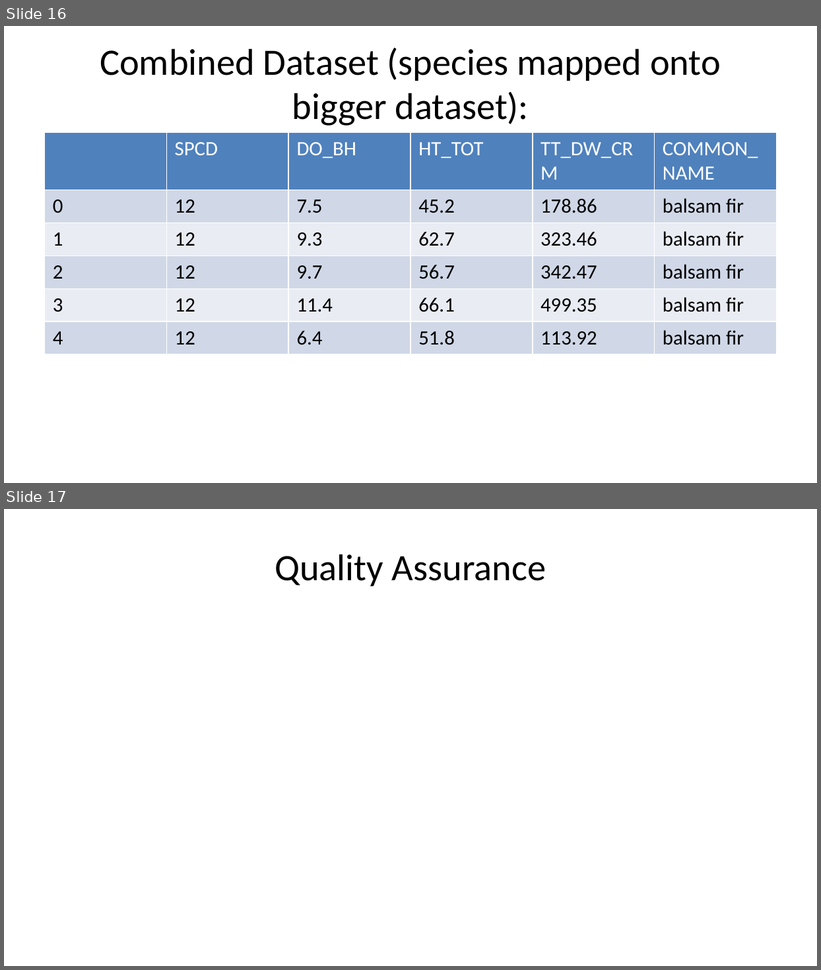
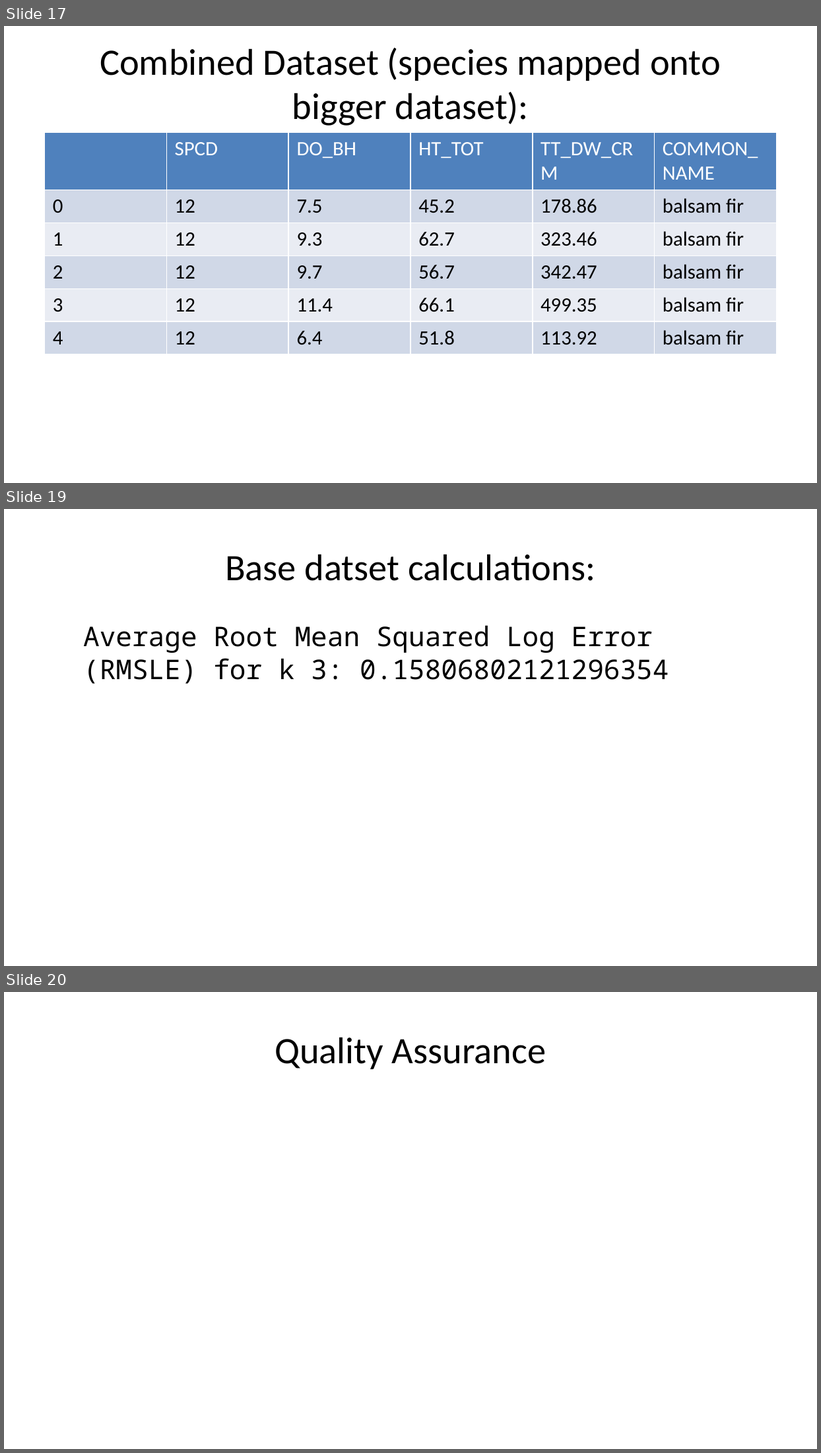
Before and after one commit to deancallahan25/Redwood-Analytics-Portfolio, a slide deck: Project-3/presentation.pptx. Shown one above the other, each under a label of ours: slides 16 and 17 before the commit, slides 17, 19 and 20 after it; the slides between them are not shown. The pictures are 821x970 and 821x1453 pixels, drawn with LibreOffice and Linux fonts; fonts in the diff are those of the drawing. Boxes give left, top, right and bottom in pixels: in the first picture for what was removed or moved away, otherwise in the second. Text is boxed around its words. In the diff, an @@ line names an element or a change of style, - is before the commit and + after.

Commit message:
calculations

```diff
--- a/Project-3/presentation.pptx
+++ b/Project-3/presentation.pptx
@@ slide 19 added at [4, 509, 817, 966], background #FFFFFF @@
@@ title added at [225, 554, 595, 581], 33 pt, text #000000 @@
+Base datset calculations:
@@ text added at [83, 625, 669, 684], 24 pt, text #000000 @@
+Average Root Mean Squared Log Error (RMSLE) for k 3: 0.15806802121296354
@@ what was slide 16 is now slide 17 @@
@@ what was slide 17 is now slide 20 @@
```
Also in this commit, not shown: 2 slides changed, 2 other slides added, 2 other files.
